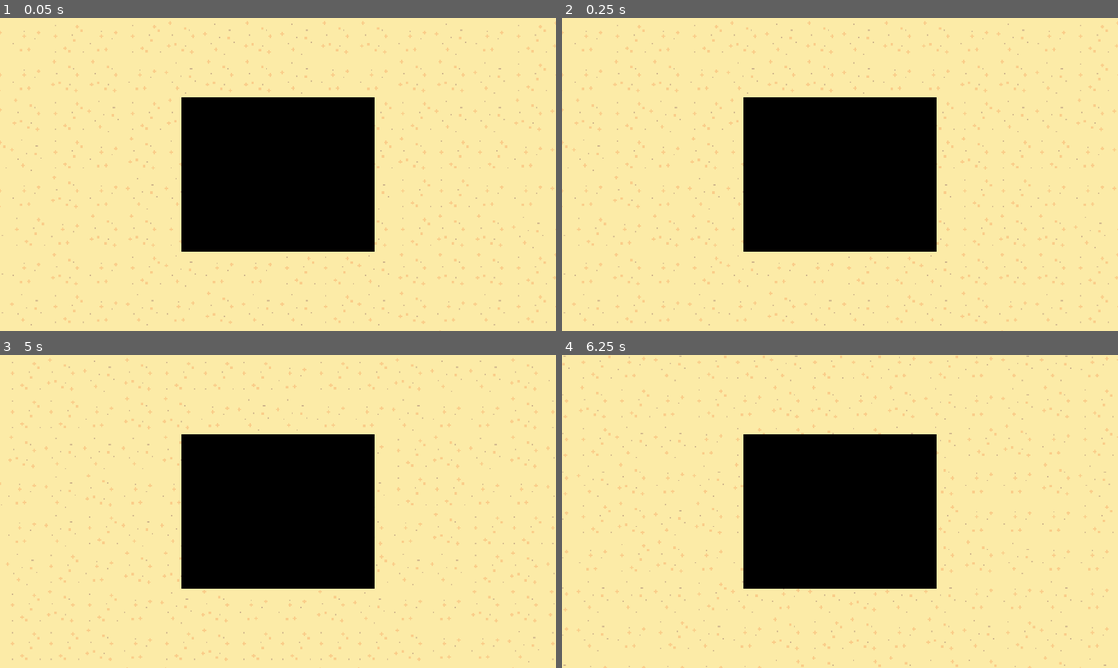
Above: before the commit, frames 1-4 (two rows, left to right).
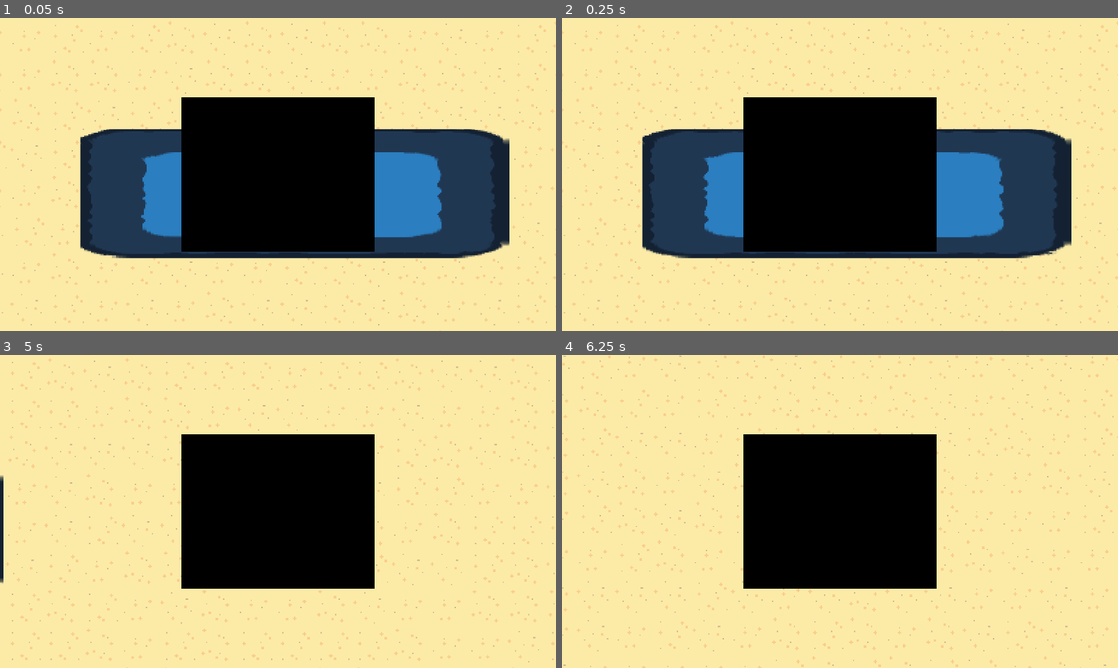
Above: after the commit, the same moments.

Repository: Lukko-Digital/Sift
Game: Godot game, scene res://scenes/main.tscn
Same seed, same stepped clock (60 frames per second), same inputs: the game is played once before the commit and once after it. The engine's default icon, where the game draws it, is replaced by a stand-in: a white triangle on a blue panel in a dark square.
Inputs:
- Up to frame 1 (0.05 s): no input
- Up to frame 2 (0.25 s): no input
- Up to frame 3 (5 s): hold D (right) 0.53-1.28 s; tap Space (dash) every 0.75 s from 0.6 to 4.35 s; hold S (down) 1.28-2.03 s; hold D (right) 2.03-2.78 s; hold W (up) 2.78-3.53 s; hold A (left) from 3.53 s (still down)
- Up to frame 4 (6.25 s): release A (left) at 5.03 s; hold S (down) 5.03-5.78 s; tap Space (dash) at 5.1, 5.85 s; hold D (right) from 5.78 s (still down)

The runs differ from the first frame. In frame 1, 18% of the frame differs, in the area x 14-92%, y 35-77%; in frame 2, 18%; in frame 3, 0.2%; in frame 4, nothing differs.

Commit message:
water shader no more flicker

Diff:
--- a/scenes/main.tscn
+++ b/scenes/main.tscn
@@ -66,6 +66,8 @@
 
 [node name="water" parent="." instance=ExtResource("3_qumnr")]
 material = SubResource("ShaderMaterial_lb5i6")
+position = Vector2(14, 16)
+scale = Vector2(2.78125, 0.835938)
 texture = ExtResource("2_c03wn")
 
 [node name="player" parent="." instance=ExtResource("1_6t2e7")]
--- a/scenes/water.tscn
+++ b/scenes/water.tscn
@@ -5,7 +5,7 @@
 
 [sub_resource type="ShaderMaterial" id="ShaderMaterial_rqhd2"]
 shader = ExtResource("1_g6dpq")
-shader_parameter/pixelSize = 8
+shader_parameter/pixelSize = 4
 
 [node name="water" type="Sprite2D"]
 
--- a/scripts/shaders/pixelate.gdshader
+++ b/scripts/shaders/pixelate.gdshader
@@ -2,7 +2,7 @@
 
 uniform sampler2D screen_texture: hint_screen_texture, filter_linear_mipmap;
 
-uniform int pixelSize: hint_range(1, 16, 1) = 6;
+uniform int pixelSize: hint_range(1, 16, 1) = 4;
 
 void fragment()
 {
